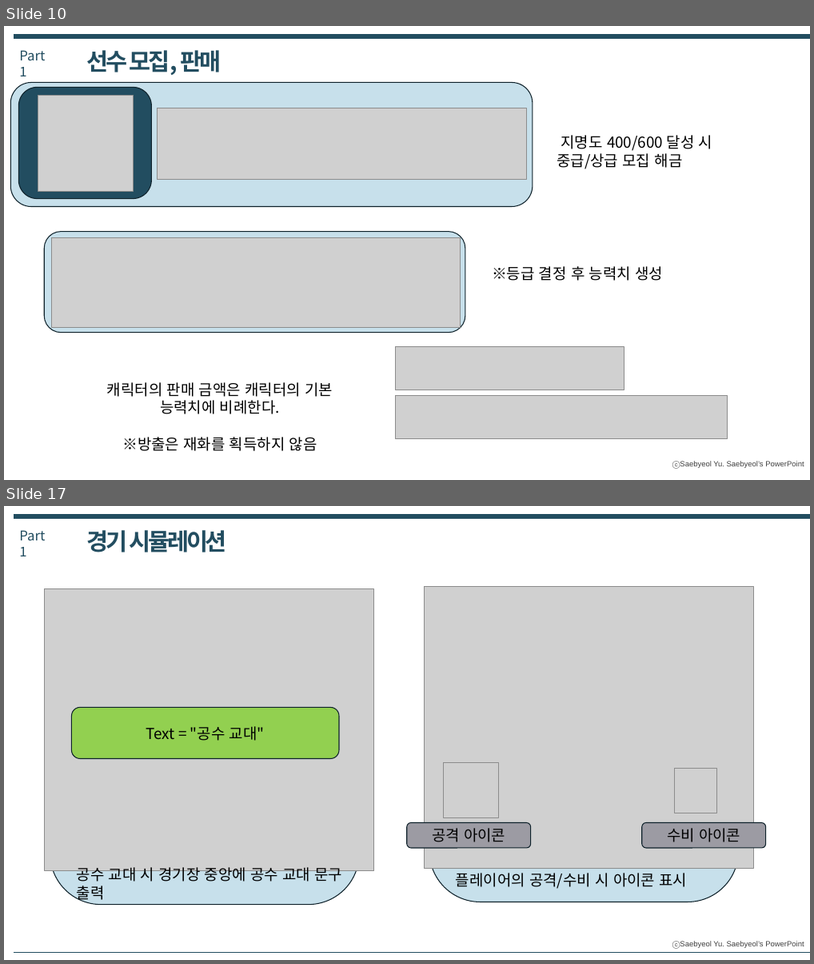
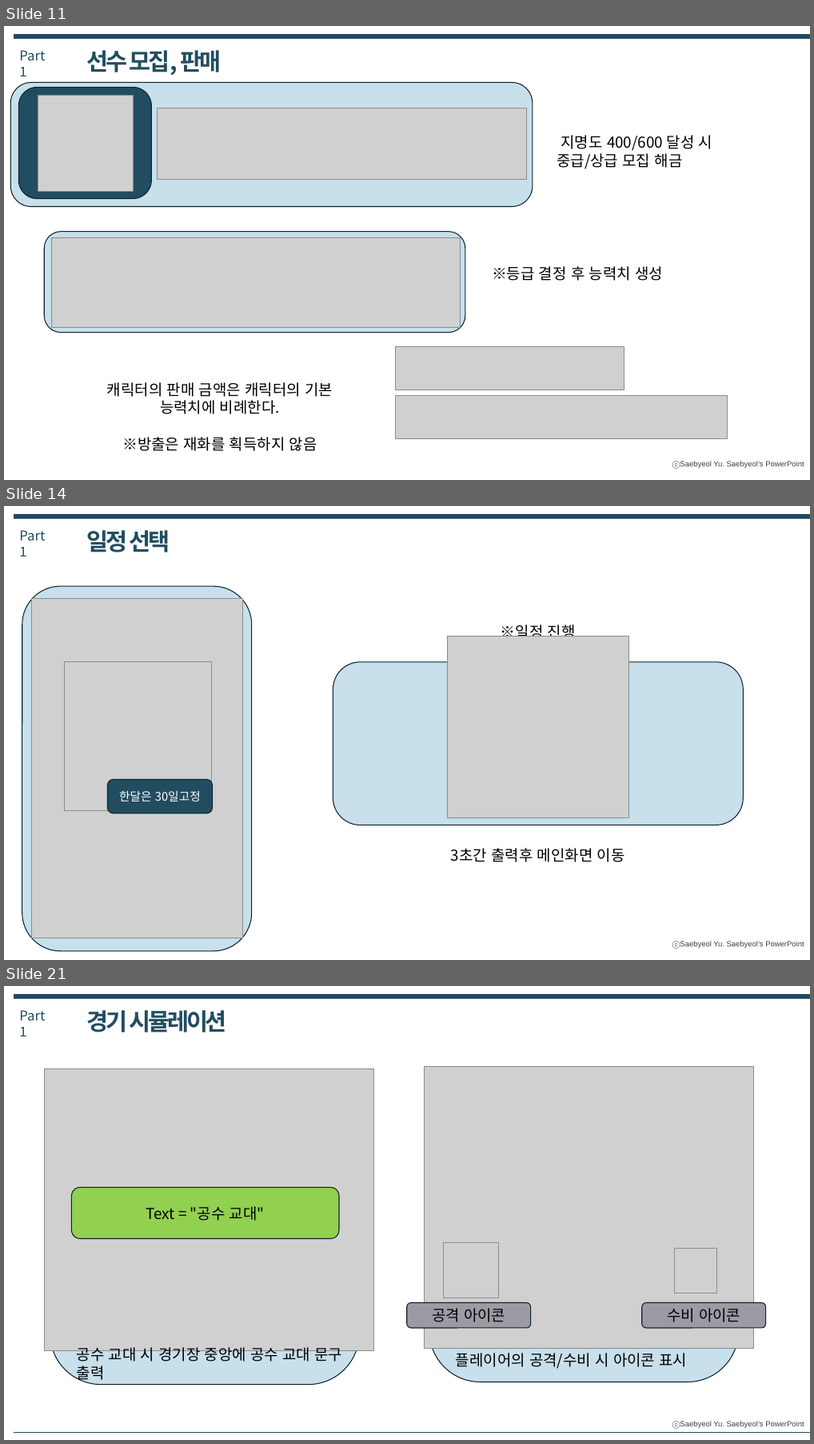
Before and after one commit to Yuhan2024GameDev2-2/GameEngine, a slide deck: YB기획서/프로젝트YB프로토타입_개발기획서.pptx. Shown one above the other, each under a label of ours: slides 10 and 17 before the commit, slides 11, 14 and 21 after it; the slides between them are not shown. The pictures are 814x964 and 814x1444 pixels, drawn with LibreOffice and Linux fonts; fonts in the diff are those of the drawing; grey boxes stand for pictures. Boxes give left, top, right and bottom in pixels: in the first picture for what was removed or moved away, otherwise in the second. Text is boxed around its words. In the diff, an @@ line names an element or a change of style, - is before the commit and + after.

Commit message:
프로젝트YB기획서_선수등록_수정
선수등록 팝업창 부연 설명, 돈이 부족할 경우 텍스트 추가, 일정진행 설명 추가

```diff
--- a/YB기획서/프로젝트YB프로토타입_개발기획서.pptx
+++ b/YB기획서/프로젝트YB프로토타입_개발기획서.pptx
@@ slide 14 added at (x1=4, y1=506, x2=810, y2=960), background #FFFFFF; not listed: 1 template element that a slide beside it also shows @@
@@ line added from (14, 517) to (810, 517), #224D60 6 pt @@
@@ text added at (x1=19, y1=530, x2=45, y2=556), 16 pt, text #224D60 @@
+Part 1
@@ text added at (x1=87, y1=530, x2=170, y2=552), 28 pt, text #224D60, bold @@
+일정 선택
@@ rounded rectangle added at (x1=22, y1=587, x2=252, y2=952), fill #C7E0EB, outline #0F222A 1 pt @@
@@ picture added at (x1=32, y1=599, x2=243, y2=938) @@
@@ text added at (x1=501, y1=621, x2=576, y2=636), 18 pt, text #000000 @@
+※일정 진행
@@ picture added at (x1=447, y1=636, x2=629, y2=817) @@
@@ picture added at (x1=65, y1=662, x2=211, y2=811) @@
@@ rounded rectangle added at (x1=333, y1=662, x2=743, y2=825), fill #C7E0EB, outline #0F222A 1 pt @@
@@ rounded rectangle added at (x1=107, y1=780, x2=213, y2=813), fill #224D60, outline #0F222A 1 pt, 14 pt, text #FFFFFF @@
+한달은 30일고정
@@ text added at (x1=451, y1=848, x2=626, y2=862), 18 pt, text #000000 @@
+3초간 출력후 메인화면 이동
@@ what was slide 10 is now slide 11 @@
@@ what was slide 17 is now slide 21 @@
```
Also in this commit, not shown: 11 slides changed, 8 other slides added.
